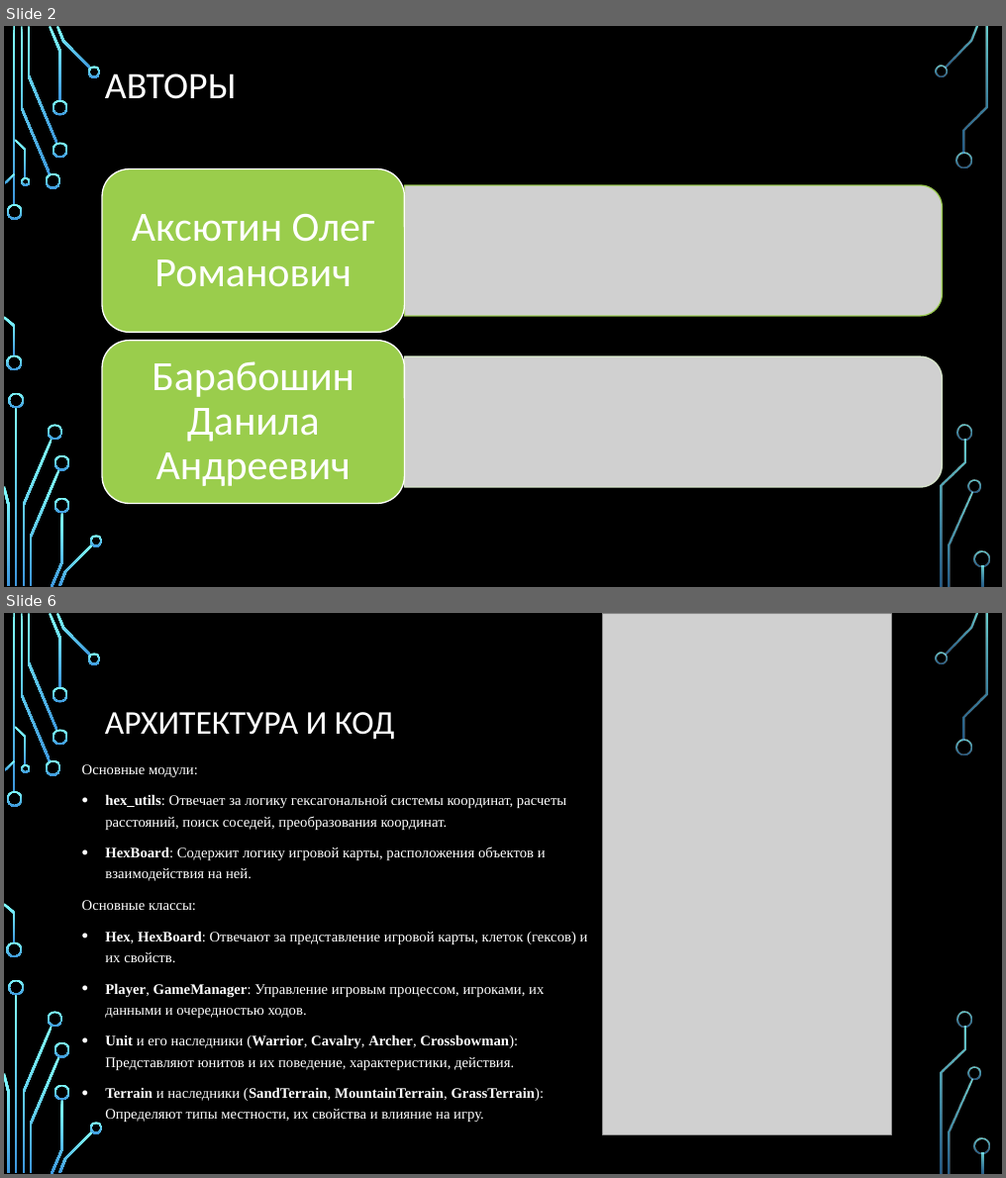
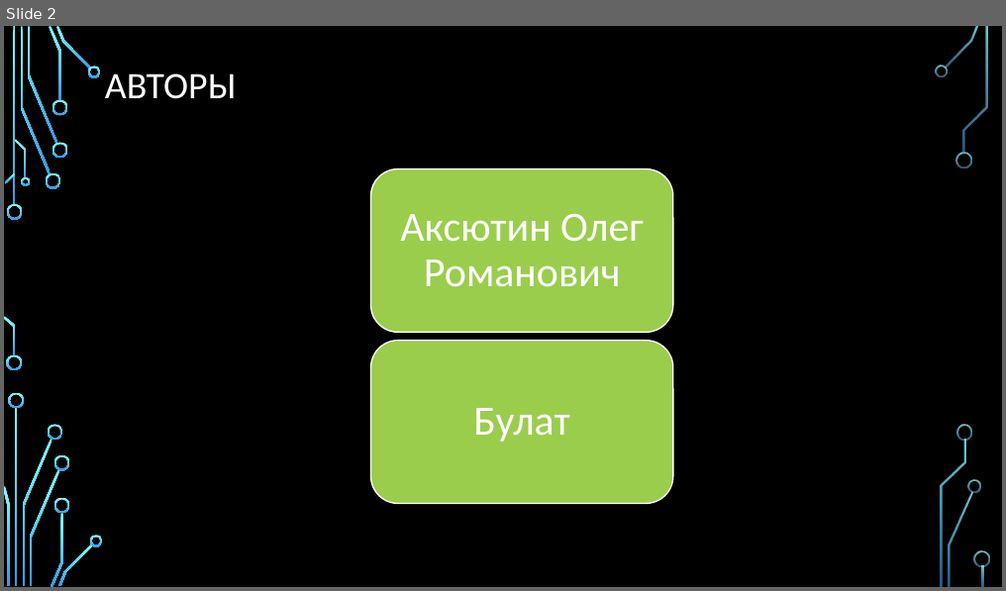
Before and after one commit to Peeperocka/AI-telegram-bot, a slide deck: docs/Презентация.pptx. Shown one above the other, each under a label of ours: slides 2 and 6 before the commit, slide 2 after it; the slides between them are not shown. The pictures are 1006x1178 and 1006x591 pixels, drawn with LibreOffice and Linux fonts; fonts in the diff are those of the drawing; grey boxes stand for pictures; background and template pictures are left out. Boxes give left, top, right and bottom in pixels: in the first picture for what was removed or moved away, otherwise in the second. Text is boxed around its words. In the diff, an @@ line names an element or a change of style, - is before the commit and + after.

```diff
--- a/docs/Презентация.pptx
+++ b/docs/Презентация.pptx
@@ slide 6 removed at box(4, 613, 1002, 1174), background picture (left out); not listed: 36 template elements that a slide beside it also shows @@
@@ picture removed at box(603, 613, 892, 1135) @@
@@ title removed at box(105, 712, 395, 740) @@
-АРХИТЕКТУРА И КОД
@@ text removed at box(82, 764, 588, 1122) @@
-Основные модули:
-• hex_utils: Отвечает за логику гексагональной системы координат, расчеты расстояний, поиск соседей, преобразования координат.
-• HexBoard: Содержит логику игровой карты, расположения объектов и взаимодействия на ней.
-Основные классы:
-• Hex, HexBoard: Отвечают за представление игровой карты, клеток (гексов) и их свойств.
-• Player, GameManager: Управление игровым процессом, игроками, их данными и очередностью ходов.
-• Unit и его наследники (Warrior, Cavalry, Archer, Crossbowman): Представляют юнитов и их поведение, характеристики, действия.
-• Terrain и наследники (SandTerrain, MountainTerrain, GrassTerrain): Определяют типы местности, их свойства и влияние на игру.
@@ slide 2 changed as well @@
@@ picture removed at box(405, 185, 943, 316) @@
@@ 2 rounded rectangles, 1 text: place and size @@
-2 rounded rectangles, 1 text at box(102, 169, 405, 503)
+2 rounded rectangles, 1 text at box(371, 169, 673, 503)
@@ text removed at box(152, 362, 354, 486) @@
-Барабошин Данила Андреевич
@@ picture removed at box(405, 357, 943, 487) @@
@@ text added at box(473, 408, 570, 442), 40 pt, text #FFFFFF @@
+Булат
```
Also in this commit, not shown: 3 other slides changed, 3 slides added, 2 other slides removed.
